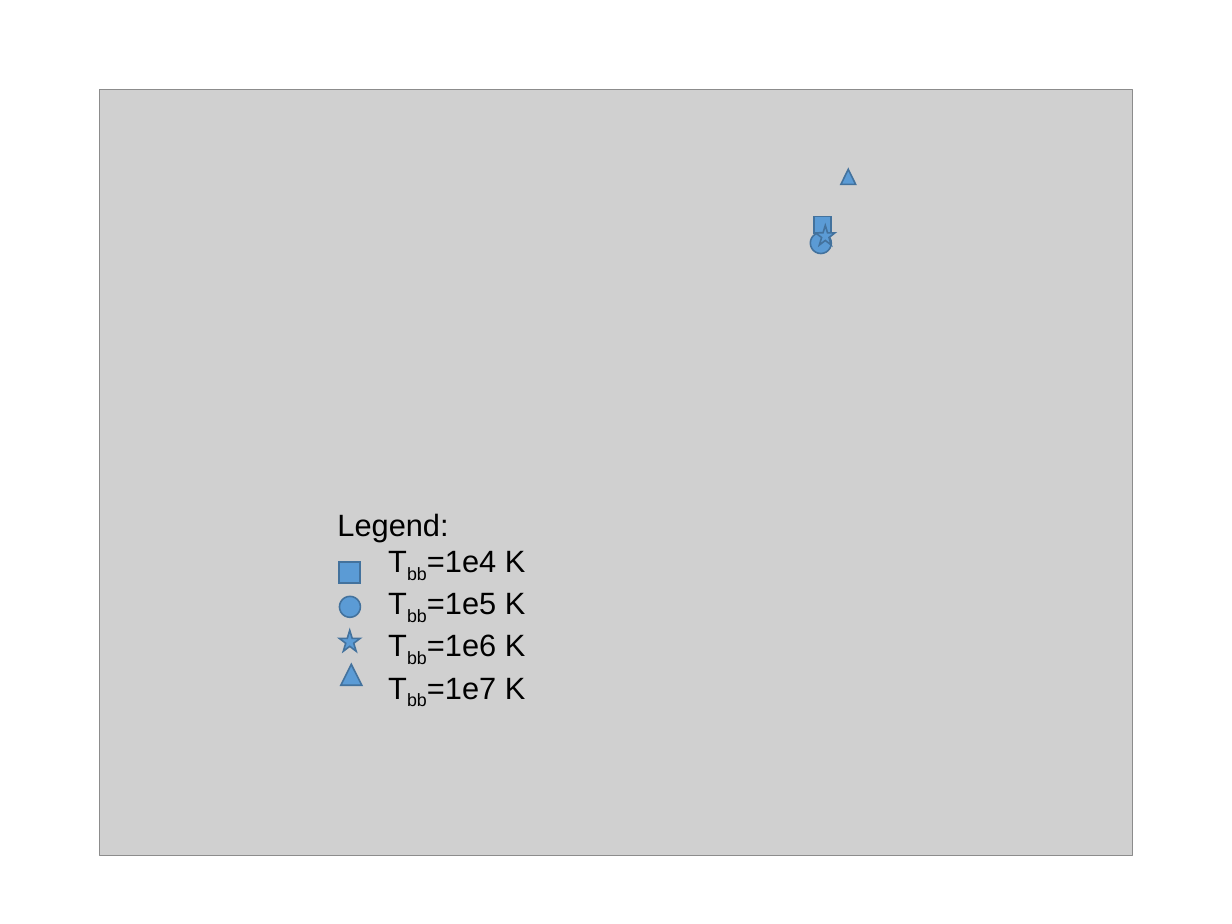
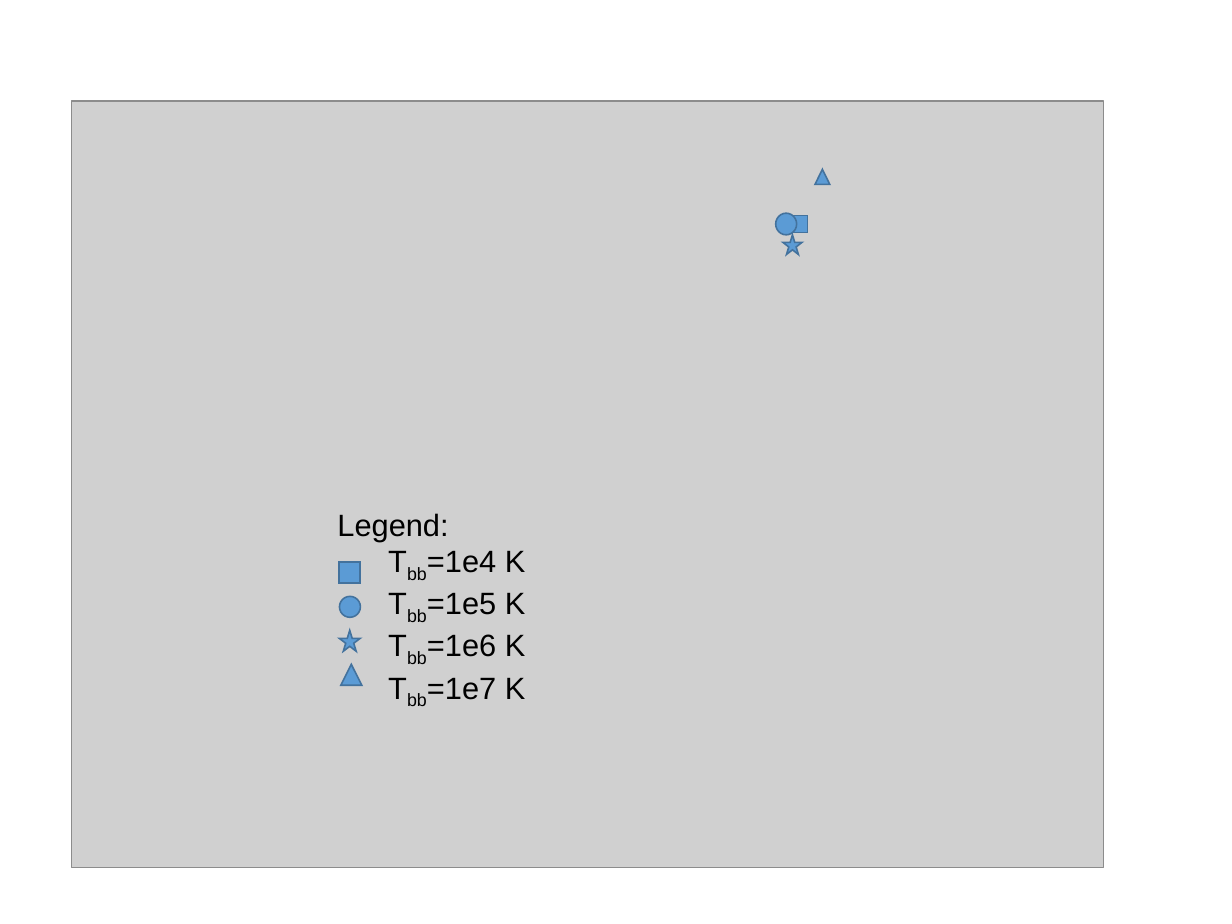
Before and after one commit to crichardson17/AGN_SED, a slide deck: slide 1 of GrovesImagesWithData.pptx. Drawn at 1232x924 pixels with LibreOffice and Linux fonts; fonts in the diff are those of the drawing; grey boxes stand for pictures. Boxes give left, top, right and bottom in pixels: in the first picture for what was removed or moved away, otherwise in the second. Text is boxed around its words. In the diff, an @@ line names an element or a change of style, - is before the commit and + after.

```diff
--- a/GrovesImagesWithData.pptx
+++ b/GrovesImagesWithData.pptx
@@ picture: place and size @@
-picture at <box>99,89,1132,856</box>
+picture at <box>72,100,1104,867</box>
@@ triangle: place and size @@
-triangle at <box>841,170,856,185</box>
+triangle at <box>815,170,830,185</box>
@@ ellipse: place and size @@
-ellipse at <box>811,232,831,253</box>
+ellipse at <box>776,214,797,236</box>
@@ star: place and size @@
-star at <box>815,225,835,245</box>
+star at <box>783,234,802,254</box>
@@ rectangle: place and size @@
-rectangle at <box>814,216,831,233</box>
+rectangle at <box>790,215,807,232</box>
```
Also in this commit, not shown: 2 other slides changed, 11 other files.
